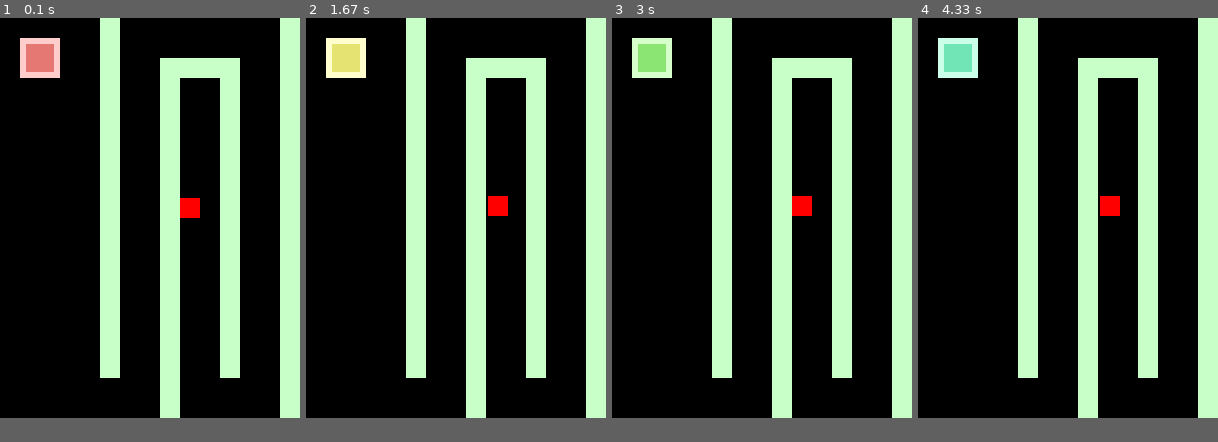
Above: before the commit, frames 1-4 (left to right).
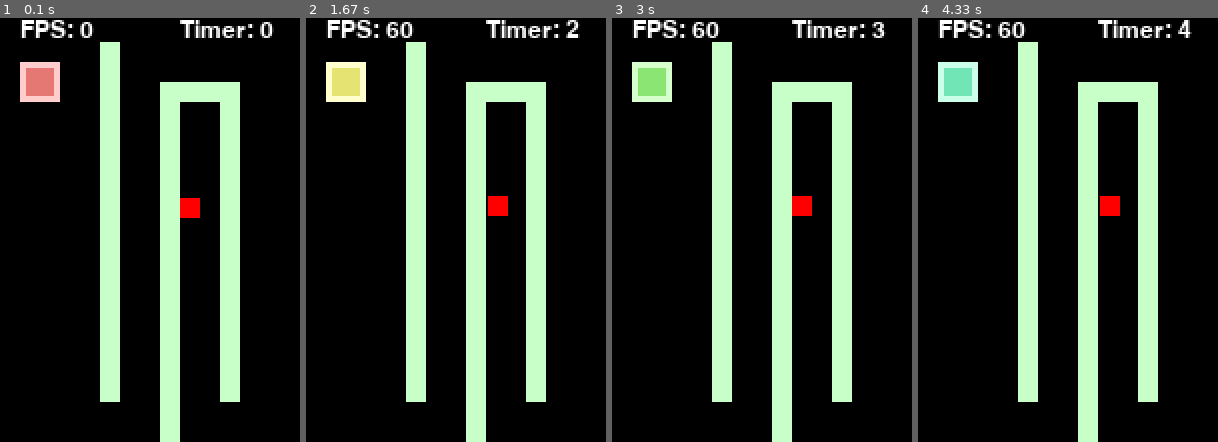
Above: after the commit, the same moments.

Repository: zadeviggers/12dts
Game: pygame game, started from python/maze-game/maze-game.py
The game is run twice, just before and just after one commit, with the same random seed, the same clock (stepped at 60 frames per second) and the same inputs.
Inputs:
- Up to frame 1 (0.1 s): no input
- Up to frame 2 (1.67 s): hold Right 0.33-0.8 s; hold Up 0.83-1.3 s; hold Right from 1.33 s (still down)
- Up to frame 3 (3 s): release Right at 1.8 s; hold Left 1.83-2.37 s; hold Down 2.4-2.7 s; hold Left from 2.73 s (still down)
- Up to frame 4 (4.33 s): release Left at 3.13 s; hold Right 3.57-4.2 s; hold Down from 4.23 s (still down)
In our replay, the window is 150x200 before the commit and 150x212 after it. These sizes can differ from the game's own. Grey fills any space a smaller window leaves; there, only what the larger window draws over its background counts as a difference.

The runs differ from the first frame. In frame 1, 13% of the frame differs, in the area x 6-100%, y 0-100%; in frame 2, 13%; in frame 3, 13%; in frame 4, 13%.

Commit message:
gui
Signed-off-by: Zade Viggers <zade.viggers@gmail.com>

Diff:
--- a/python/maze-game/game-data.json
+++ b/python/maze-game/game-data.json
@@ -3,6 +3,7 @@
 	"width": 500,
 	"height": 500,
 	"background_colour": [0, 0, 0],
+	"gui_text_colour": [255, 255, 255],
 	"player_colour": [255, 0, 0],
 	"speed_powerup_colour": [50, 50, 255],
 	"drag": 2,
@@ -47,13 +48,6 @@
 					"y": 20,
 					"width": 10,
 					"height": 160
-				},
-				{
-					"type": "wall",
-					"x": 140,
-					"y": 0,
-					"width": 10,
-					"height": 200
 				},
 				{
 					"type": "wall",
--- a/python/maze-game/maze-game.py
+++ b/python/maze-game/maze-game.py
@@ -1,3 +1,5 @@
+from cmath import isinf
+from glob import glob
 from typing import Union
 import json
 from math import floor
@@ -6,8 +8,9 @@
 from time import time
 import pygame
 
-# Constant
+# Constants
 configuration_file = "game-data.json"
+gui_height = 12
 
 # Load game settings from config file
 game = None
@@ -37,17 +40,26 @@
 game_won = False
 game_lost = False
 lose_win_message_rendered = False
-win_lose_font = None
+
+# Fonts - these can't be inilaized until pygame is loaded
+title_font = None
+gui_font = None
 
 # Used for things that change colour
 loop_ticker = 0.0
+
 # Track parts of the screen that have changed
 dirty_rectangles = []
 
+# Game timer
+game_running_time = 0
+
+# FPS meter
+clock = None
 
 # Functions
 
-# Credit for this awsome function goes to Tcll on stack overflow.
+# Credit for this awsome function goes to @Tcll on stack overflow.
 #  Source: https://stackoverflow.com/a/26856771
 def hsv_to_rgb(h, s, v):
     if s == 0.0:
@@ -73,6 +85,53 @@
         return (v, p, q)
 
 
+def draw_timer(window: pygame.Surface, big: bool = False):
+    global dirty_rectangles
+
+    rounded_time = round(game_running_time)
+    message_to_render = f"Timer: {rounded_time}"
+
+    font = gui_font
+    if big:
+        font = title_font
+
+    text_position = pygame.Rect(window.get_width() - 60, 0, 60, gui_height)
+
+    # Render text
+    text = font.render(message_to_render, True, game["gui_text_colour"])
+
+    # Draw black background for text
+    pygame.draw.rect(window, game["background_colour"], text_position)
+
+    # Paste text onto screen
+    window.blit(text, text_position)
+
+     # Re-draw screen
+    dirty_rectangles.append(text_position)
+
+def draw_fps(window: pygame.Surface):
+    fps = clock.get_fps()
+    if not isinf(fps):
+        fps = round(fps)
+    message_to_render = f"FPS: {fps}"
+
+    text_position = pygame.Rect(window.get_width() - 140, 0, 80, gui_height)
+
+    # Render text
+    text = gui_font.render(message_to_render, True, game["gui_text_colour"])
+
+    # Draw black background for text
+    pygame.draw.rect(window, game["background_colour"], text_position)
+
+    # Paste text onto screen
+    window.blit(text, text_position)
+
+     # Re-draw screen
+    dirty_rectangles.append(text_position)
+
+
+
+
 def draw_player(window: pygame.Surface):
     global dirty_rectangles
 
@@ -99,13 +158,13 @@
             border_colour = hsv_to_rgb(loop_ticker, 0.2, 1)
             # Draw border
             pygame.draw.rect(
-                window,  border_colour, (object["x"], object["y"], object["width"], object["height"]))
+                window,  border_colour, (object["x"], object["y"] + gui_height, object["width"], object["height"]))
 
             # Draw contents
             pygame.draw.rect(
-                window, colour, (object["x"]+3, object["y"]+3, object["width"] - 6, object["height"] - 6))
+                window, colour, (object["x"] + 3, object["y"] + gui_height + 3, object["width"] - 6, object["height"] - 6))
             dirty_rectangles.append(
-                (object["x"], object["y"], object["width"], object["height"]))
+                (object["x"], object["y"] + gui_height, object["width"], object["height"]))
 
         if object["type"] == "collectable":
             # Draw changing-colour square with border to make it stand out
@@ -116,19 +175,19 @@
             border_colour = hsv_to_rgb(loop_ticker, 0.2, 1)
             # Draw border
             pygame.draw.rect(
-                window,  border_colour, (object["x"], object["y"], object["width"], object["height"]))
+                window,  border_colour, (object["x"], object["y"] + gui_height, object["width"], object["height"]))
 
             # Draw hole
             pygame.draw.rect(
-                window, game["background_colour"], (object["x"]+3, object["y"]+3, object["width"] - 6, object["height"] - 6))
+                window, game["background_colour"], (object["x"] + 3, object["y"] + gui_height + 3, object["width"] - 6, object["height"] - 6))
 
 
             # Draw contents
             pygame.draw.rect(
-                window, colour, (object["x"] + 8, object["y"] + 8, object["width"] - 16, object["height"] - 16))
+                window, colour, (object["x"] + 8, object["y"]  + gui_height + 8, object["width"] - 16, object["height"] - 16))
 
             dirty_rectangles.append(
-                (object["x"], object["y"], object["width"], object["height"]))
+                (object["x"], object["y"]  + gui_height, object["width"], object["height"]))
 
 
 def draw_level(window: pygame.Surface):
@@ -142,7 +201,7 @@
     for object in current_level["objects"]:
         colour = current_level["wall_colour"]
         pygame.draw.rect(window, colour,
-                         (object["x"], object["y"], object["width"], object["height"]))
+                         (object["x"], object["y"] + gui_height, object["width"], object["height"]))
 
     dirty_rectangles.append(
         (0, 0, window.get_width(), window.get_height()))
@@ -182,7 +241,7 @@
 
         # Update window size
         pygame.display.set_mode(
-            (game["width"], game["height"]))
+            (game["width"], game["height"] + gui_height))
 
         # Update window title
         pygame.display.set_caption("You win!" + " - " + game["title"])
@@ -195,7 +254,7 @@
 
         # Update window size
         pygame.display.set_mode(
-            (current_level["width"], current_level["height"]), flags=flags)
+            (current_level["width"], current_level["height"] + gui_height), flags=flags)
 
         # Update window title
         pygame.display.set_caption(
@@ -240,8 +299,8 @@
         current_level["objects"].remove(object)
 
         # Redraw area where box was
-        pygame.draw.rect(window, game["background_colour"], (object["x"], object["y"], object["width"], object["height"]))
-        dirty_rectangles.append((object["x"], object["y"], object["width"], object["height"]))
+        pygame.draw.rect(window, game["background_colour"], (object["x"], object["y"] + gui_height, object["width"], object["height"]))
+        dirty_rectangles.append((object["x"], object["y"] + gui_height, object["width"], object["height"]))
 
         return False
 
@@ -253,7 +312,11 @@
 pygame.init()
 
 # Load fonts
-win_lose_font = pygame.font.SysFont(None, 24)
+title_font = pygame.font.SysFont(None, 24, True)
+gui_font = pygame.font.SysFont(None, 18)
+
+# Load clock for fps meter
+clock = pygame.time.Clock()
 
 # Get the window
 window = pygame.display.set_mode((game["width"], game["height"]))
@@ -278,6 +341,9 @@
 
     # Setup #
 
+    # Tick pygame clock
+    clock.tick()
+
     # Calculate delta time for animation calculations
     current_time = time()
     delta_time = current_time - previous_time
@@ -287,6 +353,7 @@
     loop_ticker += 0.1 * delta_time
     if (loop_ticker > 255):
         loop_ticker = 0
+
 
     # If game is won or lost
     if game_lost or game_won:
@@ -302,7 +369,7 @@
             # Draw black background
             window.fill(game["background_colour"])
             # Draw text in center of window
-            text = win_lose_font.render(message, True, colour)
+            text = title_font.render(message, True, colour)
             window.blit(text, ((window.get_width()//2)-(text.get_width()//2),
                         (window.get_height()//2)-(text.get_height()//2)))
 
@@ -312,6 +379,13 @@
 
     # Gameplay
     else:
+
+        # Timer
+        game_running_time += delta_time
+        draw_timer(window)
+
+        # FPS meter
+        draw_fps(window)
 
         keys = pygame.key.get_pressed()
 
@@ -396,8 +470,8 @@
             player_y_position = window.get_height()-game["player_height"]
             player_y_velocity = 0
         # Top
-        if player_y_position < 0:
-            player_y_position = 0
+        if player_y_position < 0 + gui_height:
+            player_y_position = 0 + gui_height
             player_y_velocity = 0
 
         # Collision with level objects
@@ -415,7 +489,7 @@
                 if player_y_velocity > 0:
 
                     # And they're inside the object...
-                    if player_y_position + game["player_height"] > object["y"] and player_y_position + game["player_height"] < object["y"] + object["height"]:
+                    if player_y_position + game["player_height"] > object["y"]  + gui_height and player_y_position + game["player_height"] < object["y"]  + gui_height + object["height"]:
 
                         # Check if hitting the object should stop player movement and do any extra logic
                         stops_movment = on_object_hit(window, object)
@@ -429,7 +503,7 @@
                 elif player_y_velocity < 0:
 
                     # And they're inside the object...
-                    if player_y_position < object["y"] + object["height"] and player_y_position > object["y"]:
+                    if player_y_position < object["y"] + object["height"] + gui_height and player_y_position > object["y"] + gui_height:
 
                         # Check if hitting the object should stop player movement and do any extra logic
                         stops_movment = on_object_hit(window, object)
@@ -440,7 +514,7 @@
                             player_y_velocity = 0
 
             # If the player could be coliding with the object on the Y axis...
-            if player_y_position + game["player_height"] > object["y"] and player_y_position < object["y"] + object["height"]:
+            if player_y_position + game["player_height"] > object["y"] + gui_height and player_y_position < object["y"] + object["height"] + gui_height:
 
                 # If the player is moving right...
                 if player_x_velocity > 0:
@@ -479,6 +553,8 @@
         if player_x_position - old_player_x_position != 0 or player_y_position-old_player_y_position != 0:
             draw_player(window)
 
+
+
     # Render all changes
     pygame.display.update(dirty_rectangles)
 
